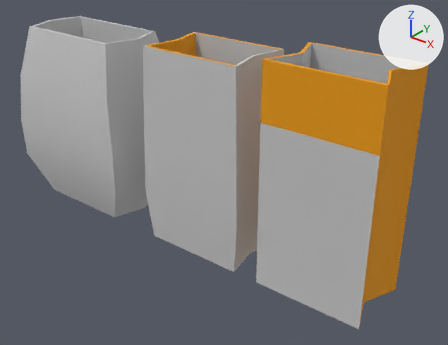
A saved change to the FBX model 3d-assets/Pål/Candy_Bag.FBX.
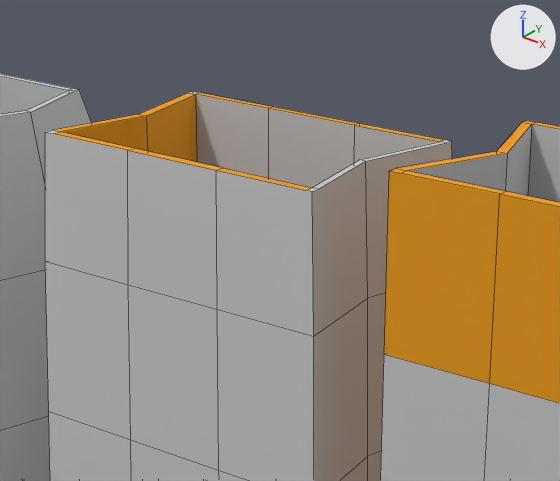
Old and new are each drawn whole from a 50 mm lens placed at (0.313, -0.653, 0.487), pointed at (-0.181, -0.035, 0.104) and again close up on the part from 28% to 72% of the width and 0% to 48% of the height. Every picture has the same lights, and +X, +Y and +Z are marked at upper right. The close-ups show mesh edges as thin lines. Where no turn or scale is listed for an object, it has been applied to the vertices.
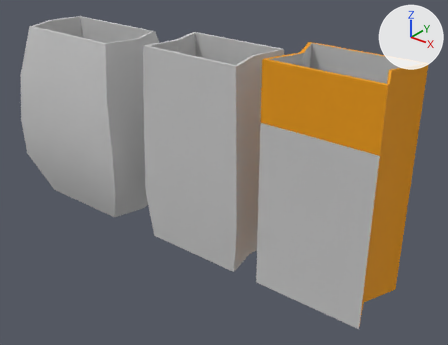
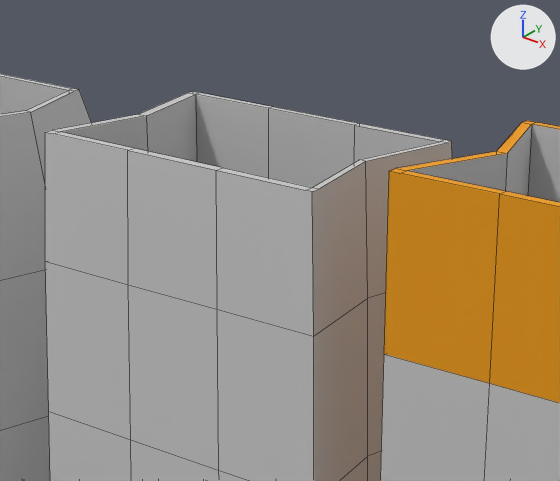
Commit message: Candy bag

Pixel boxes [x1, y1, x2, y2] of what changed, in the close-ups (560 x 481 px):
part 1 of me_mesh_001, recoloured
    both: [54, 93, 444, 190]

The edits, one by one:
me_mesh_001 has 82 vertices, 76 faces and spans x -0.082..0.082, y -0.105..0.005, z -0.15..0.135.
me_mesh_001 is used by ob_box004; location (-0.1871, 0.0, 0.15).
me_mesh_001 part 1: all 24 faces that had it switch from mat_kolonial_orange (orange #ef9d00) to mat_material__97 (its picture is missing).
